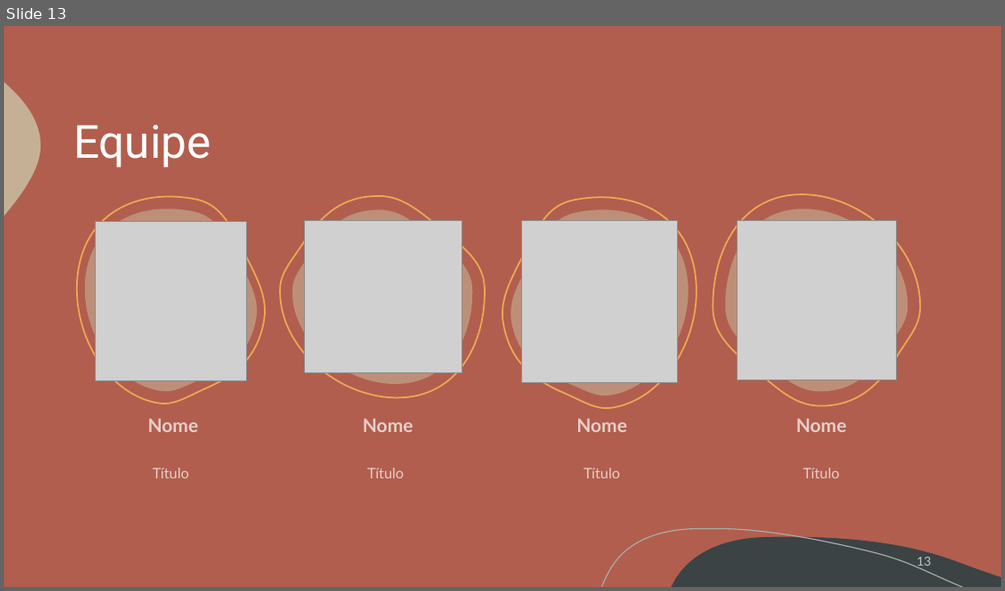
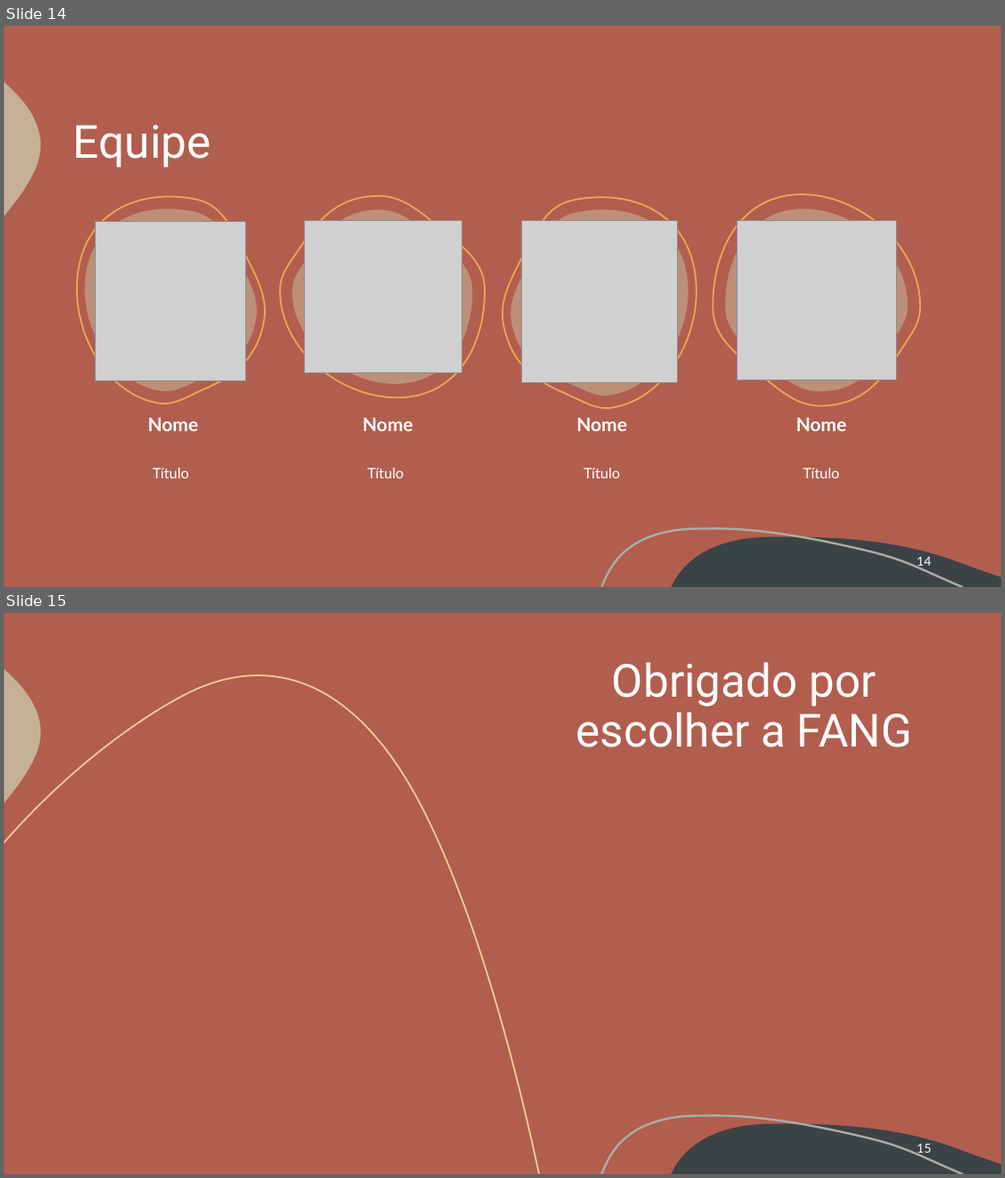
Before and after one commit to G4brielSilva/Focus-Trainee, a slide deck: Site/Acaiá Coffee Shop.pptx. Shown one above the other, each under a label of ours: slide 13 before the commit, slides 14 and 15 after it. The pictures are 1005x591 and 1005x1178 pixels, drawn with LibreOffice and Linux fonts; fonts in the diff are those of the drawing; grey boxes stand for pictures. Boxes give left, top, right and bottom in pixels: in the first picture for what was removed or moved away, otherwise in the second. Text is boxed around its words. In the diff, an @@ line names an element or a change of style, - is before the commit and + after.

```diff
--- a/Site/Acaiá Coffee Shop.pptx
+++ b/Site/Acaiá Coffee Shop.pptx
@@ slide 15 added at (x1=4, y1=613, x2=1001, y2=1174), background #B15E4E; not listed: 3 template elements that a slide beside it also shows @@
@@ text added at (x1=576, y1=662, x2=912, y2=747), 44 pt, text #FFFFFF @@
+Obrigado por escolher a FANG
@@ freeform shape added at (x1=4, y1=675, x2=539, y2=1174), outline #F4CB99 1.5 pt @@
@@ page number added at (x1=916, y1=1143, x2=930, y2=1155), 12 pt, text #FFFFFF @@
+15
@@ what was slide 13 is now slide 14 @@
@@ slide 14 changed as well @@
@@ text colour #FFFFFF at 70% opacity to #FFFFFF in 8 elements at (x1=148, y1=418, x2=199, y2=431), (x1=153, y1=467, x2=189, y2=478), (x1=363, y1=418, x2=413, y2=431), (x1=367, y1=467, x2=404, y2=478), (x1=576, y1=418, x2=627, y2=431), (x1=583, y1=467, x2=620, y2=478), (x1=796, y1=418, x2=847, y2=431), (x1=803, y1=467, x2=840, y2=478) @@
@@ freeform shape at (x1=601, y1=529, x2=963, y2=587): outline #A9AEA7 1 pt to #A9AEA7 2 pt @@
@@ page number at (x1=916, y1=556, x2=930, y2=568): text changed; text colour #FFFFFF at 70% opacity to #FFFFFF @@
-13
+14
```
Also in this commit, not shown: 11 other slides changed, 2 other slides added, 2 slides removed.
